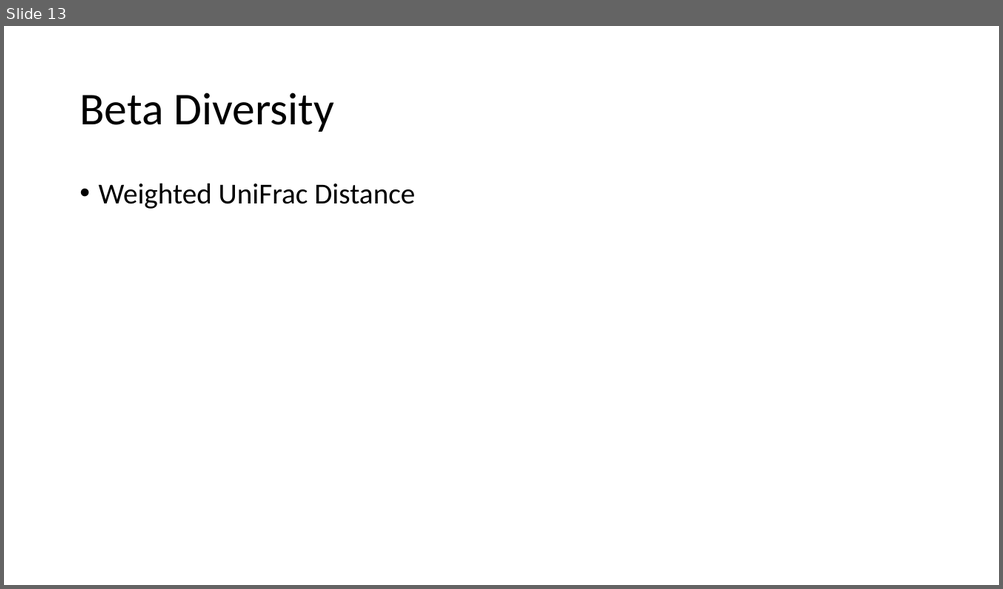
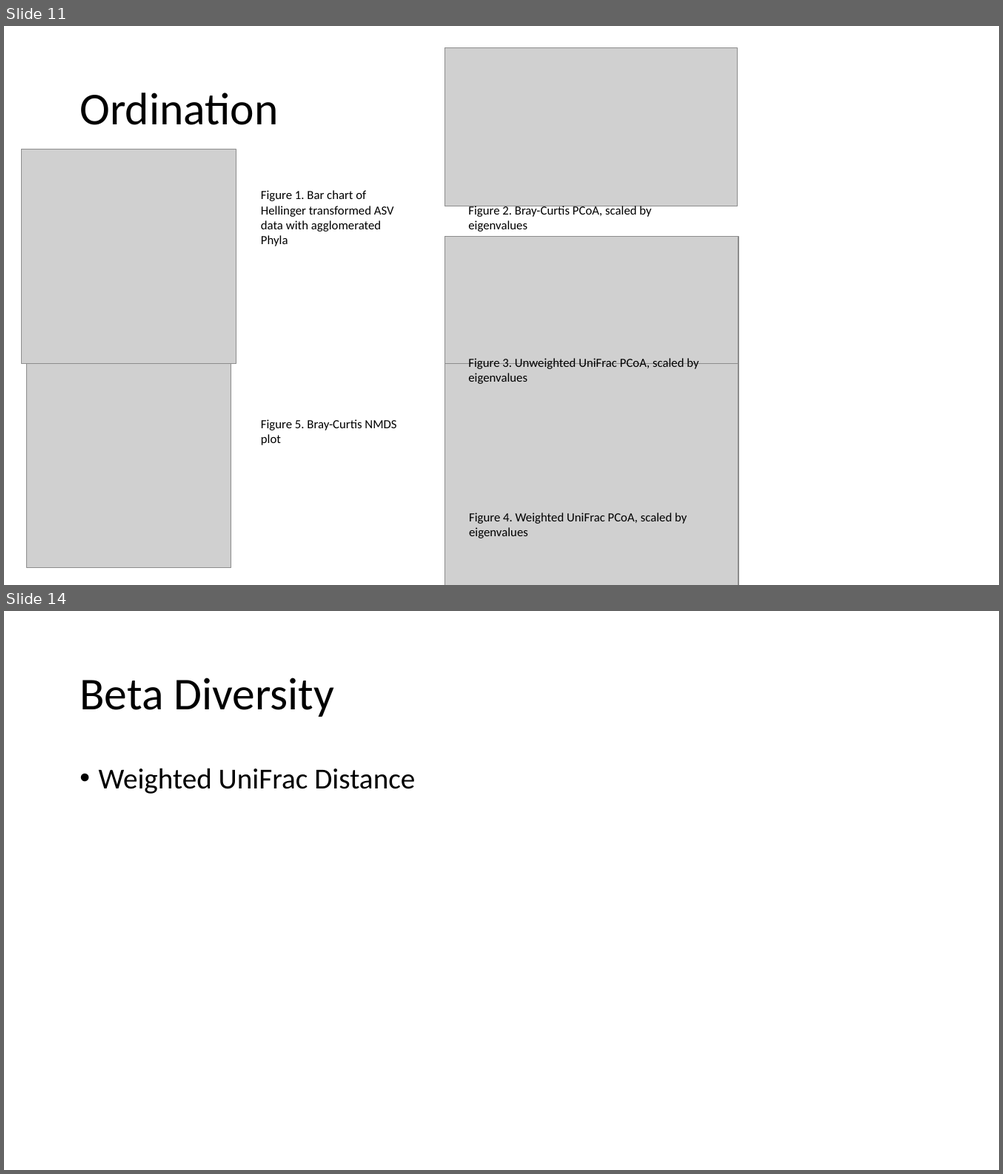
Before and after one commit to amysolman/PhD, a slide deck: Projects/Chapter1/community-assembly.pptx. Shown one above the other, each under a label of ours: slide 13 before the commit, slides 11 and 14 after it; the slides between them are not shown. The pictures are 1003x589 and 1003x1174 pixels, drawn with LibreOffice and Linux fonts; fonts in the diff are those of the drawing; grey boxes stand for pictures. Boxes give left, top, right and bottom in pixels: in the first picture for what was removed or moved away, otherwise in the second. Text is boxed around its words. In the diff, an @@ line names an element or a change of style, - is before the commit and + after.

```diff
--- a/Projects/Chapter1/community-assembly.pptx
+++ b/Projects/Chapter1/community-assembly.pptx
@@ slide 11 added at (x1=4, y1=26, x2=999, y2=585), background #FFFFFF @@
@@ picture added at (x1=445, y1=48, x2=737, y2=207) @@
@@ title added at (x1=79, y1=93, x2=278, y2=125), 44 pt, text #000000 @@
+Ordination
@@ picture added at (x1=21, y1=150, x2=236, y2=364) @@
@@ text added at (x1=261, y1=190, x2=394, y2=247), 12 pt, text #000000 @@
+Figure 1. Bar chart of Hellinger transformed ASV data with agglomerated Phyla
@@ text added at (x1=468, y1=204, x2=651, y2=232), 12 pt, text #000000 @@
+Figure 2. Bray-Curtis PCoA, scaled by eigenvalues
@@ picture added at (x1=445, y1=236, x2=738, y2=364) @@
@@ picture added at (x1=445, y1=301, x2=738, y2=585) @@
@@ text added at (x1=468, y1=358, x2=698, y2=384), 12 pt, text #000000 @@
+Figure 3. Unweighted UniFrac PCoA, scaled by eigenvalues
@@ picture added at (x1=26, y1=364, x2=231, y2=568) @@
@@ text added at (x1=261, y1=420, x2=396, y2=446), 12 pt, text #000000 @@
+Figure 5. Bray-Curtis NMDS plot
@@ text added at (x1=469, y1=513, x2=686, y2=539), 12 pt, text #000000 @@
+Figure 4. Weighted UniFrac PCoA, scaled by eigenvalues
@@ what was slide 13 is now slide 14 @@
```
Also in this commit, not shown: 1 slide changed, 4 other slides added, 2 slides removed, 38 other files.
